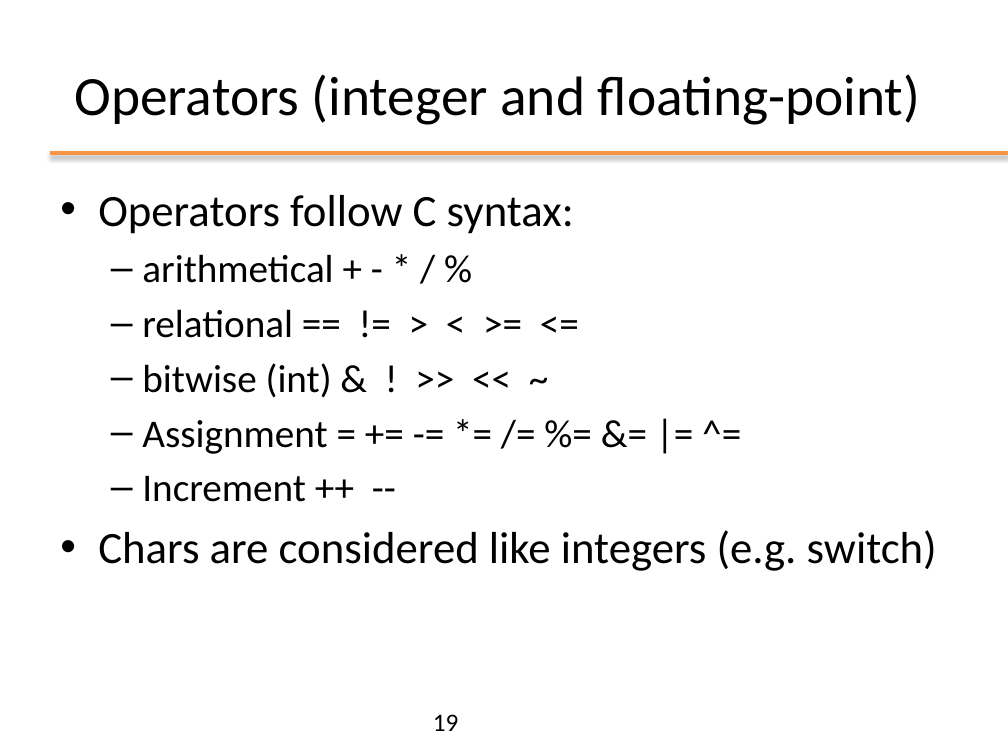
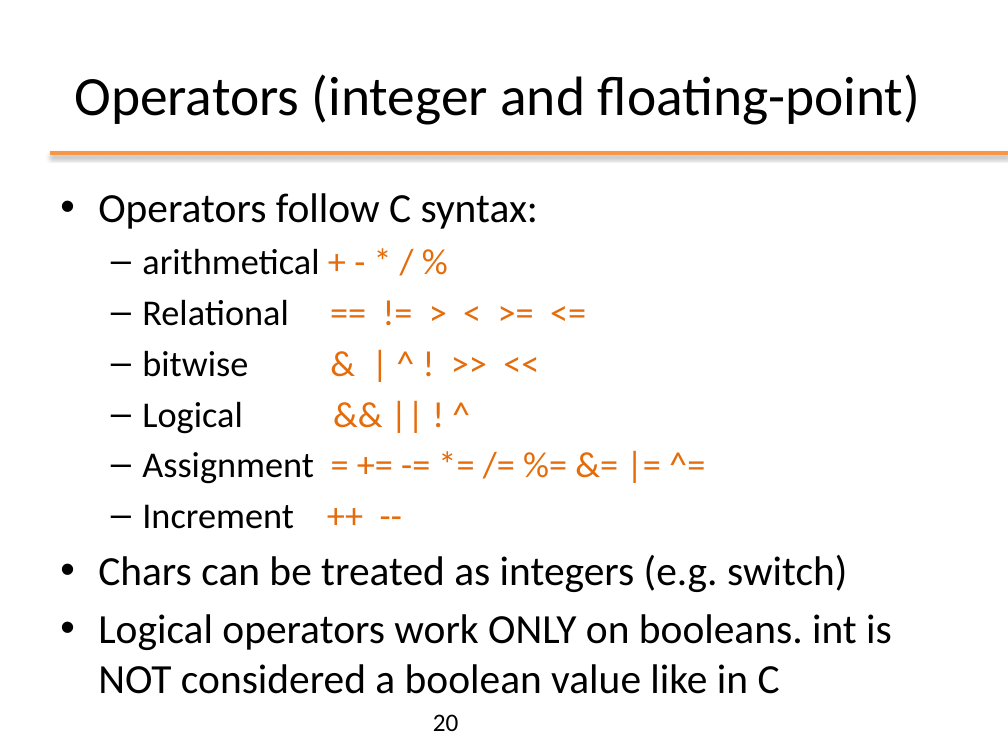
Before and after one commit to matt498/ooprogramming, a slide deck: slide 20 of slides/ppt/02_OOP_Basics.pptx (slide 19 before the commit). Drawn at 1008x756 pixels with LibreOffice and Linux fonts; fonts in the diff are those of the drawing; background and template pictures are left out. Boxes give left, top, right and bottom in pixels: in the first picture for what was removed or moved away, otherwise in the second. Text is boxed around its words. In the diff, an @@ line names an element or a change of style, - is before the commit and + after.

```diff
--- a/slides/ppt/02_OOP_Basics.pptx
+++ b/slides/ppt/02_OOP_Basics.pptx
@@ text at box(98, 193, 538, 529): size 32 to 29.6 pt in "Operators follow C syntax:"; size 28 to 25.9 pt in "arithmetical + - * / %", "Assignment = += -= *= /= %= ...", "Increment ++ --"; text colour #000000 to #E46C0A in "+ - * / %", "= += -= *= /= %= &= ...", "++ --" @@
@@ text at box(142, 299, 288, 434): text changed; size 28 to 25.9 pt @@
-  – relational == != > < >= <=
-  – bitwise (int) & ! >> << ~
+  – Relational == != > < >= <=
+  – bitwise & | ^ ! >> <<
+  – Logical && || ! ^
@@ text at box(98, 555, 892, 694): text changed; size 32 to 29.6 pt @@
-• Chars are considered like integers (e.g. switch)
+• Chars can be treated as integers (e.g. switch)
+• Logical operators work ONLY on booleans. int is NOT considered a boolean value like in C
@@ page number at box(433, 714, 459, 731): text changed @@
-19
+20
```
Also in this commit, not shown: 38 other slides changed, 5 slides added, 2 slides removed, 16 other files.
